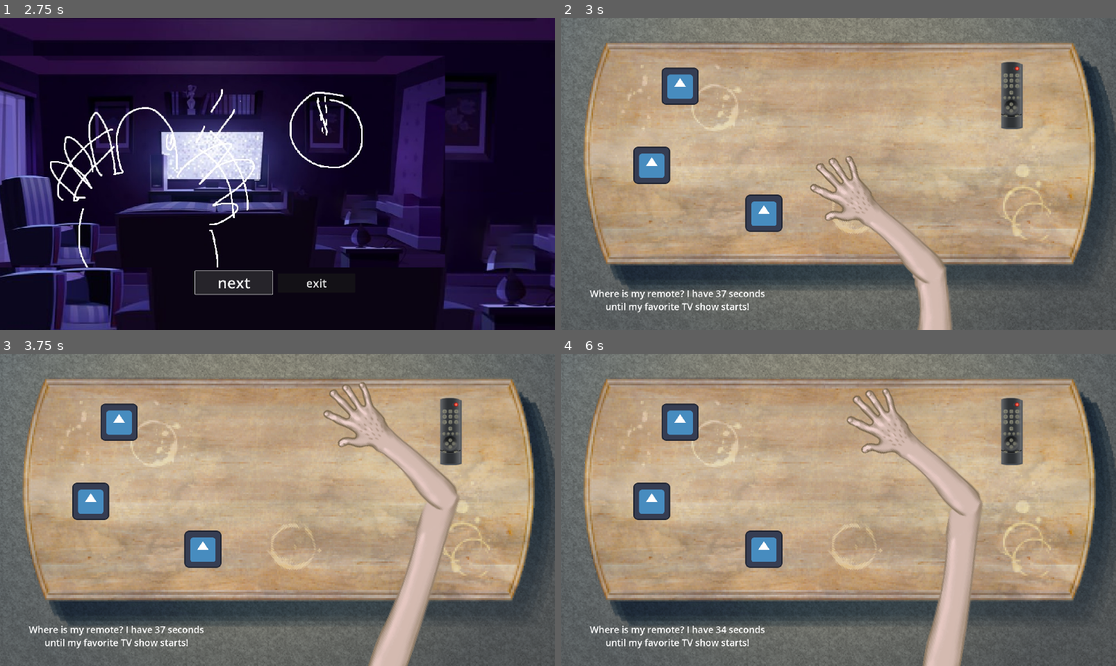
Above: before the commit, frames 1-4 (two rows, left to right).
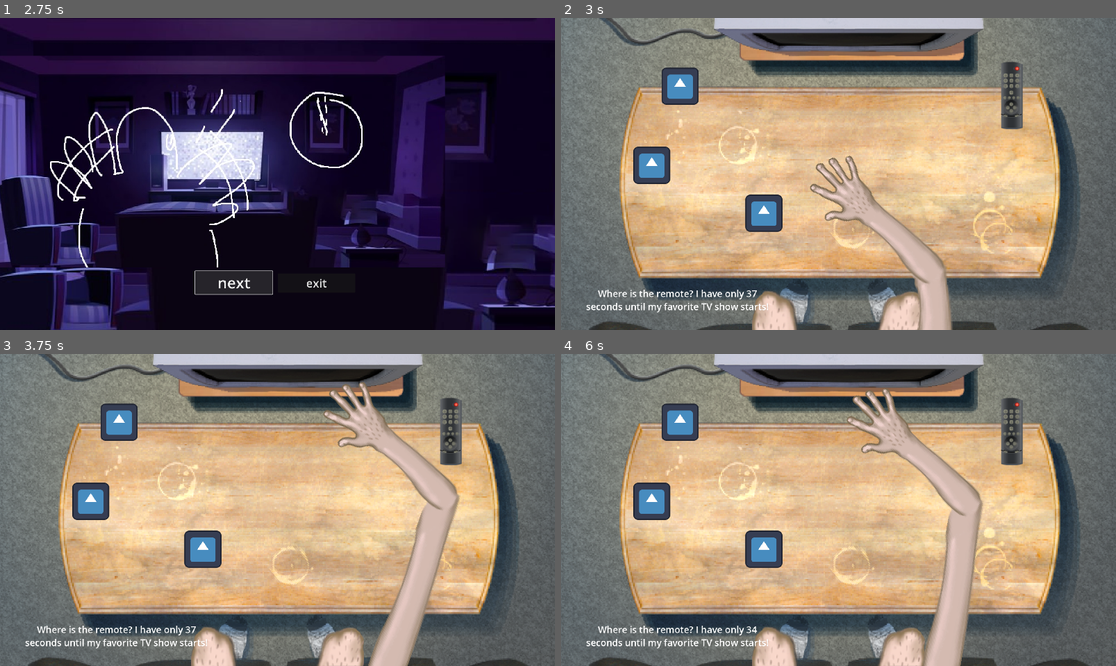
Above: after the commit, the same moments.

Repository: Hesuvius/LOST_CONTROL
Game: Godot game, scene res://start_menu/menu.tscn
Two runs of this game, one before a commit and one after it. Both use one fixed random seed, a clock stepped at 60 frames per second and the inputs below. The engine's default icon, where the game draws it, is replaced by a stand-in: a white triangle on a blue panel in a dark square.
Inputs (mouse positions are in pixels of both pictures, inside the frame that each line leads up to):
- Up to frame 1 (2.75 s): click "start" at 0.5 s; click "next" at 1.25 s; click "next" at 2 s
- Up to frame 2 (3 s): click "next" at 2.75 s
- Up to frame 3 (3.75 s): tap Enter at 3.5 s; move the mouse to (305, 510) at 3.52 s; click (305, 510) at 3.67 s
- Up to frame 4 (6 s): tap Space at 4.25, 5.75 s; move the mouse to (810, 510) at 4.27 s; click (810, 510) at 4.42 s; tap Enter at 5 s; move the mouse to (849, 503) at 5.02 s; click (849, 503) at 5.17 s; move the mouse to (832, 516) at 5.77 s; click (832, 516) at 5.92 s

Frame 1 is identical in both runs. In frame 2, 64% of the frame differs, in the area x 4-100%, y 0-100%; in frame 3, 62%; in frame 4, 62%.

Commit message:
implementoitu voittelu

Diff:
--- a/Lost Control/Ajastin.gd
+++ /dev/null
@@ -1,15 +0,0 @@
-extends Timer
-
-
-# Called when the node enters the scene tree for the first time.
-func _ready():
-	pass # Replace with function body.
-
-
-# Called every frame. 'delta' is the elapsed time since the previous frame.
-func _process(delta):
-	pass
-
-
-func _on_timeout():
-	get_tree().change_scene_to_file("res://Lose_scene/Lose.tscn")
--- a/Lost Control/help.gd
+++ b/Lost Control/help.gd
@@ -1,18 +1,14 @@
 extends RichTextLabel
 
 
-var time = 0
-var text_template = "[center]Where is my remote? I have %s seconds until my favorite TV show starts![/center]"
-
-
-func _ready():
-	time = 38
-	set_process(true)
+var text_template = "[center]Where is the remote? I have only %s seconds until my favorite TV show starts![/center]"
+var win_text = "[center]I found it![/center]"
 
 
 func _process(delta):
-	time -= delta
-
-	var seconds = int(fposmod(time, 60.0))
-
-	text = text_template % [seconds]
+	if (get_parent().is_win):
+		text = win_text
+	else:
+		var time = get_parent().timer.time_left
+		var seconds = int(fposmod(time, 60.0))
+		text = text_template % [seconds]
--- a/Lost Control/item.gd
+++ b/Lost Control/item.gd
@@ -1,5 +1,6 @@
 extends Sprite2D
 
+var is_remote = false
 var touching = false
 
 
--- a/Lost Control/items.gd
+++ b/Lost Control/items.gd
@@ -16,6 +16,8 @@
 				select_top_item()
 				if selected:
 					update_z_indices(selected)
+					if (selected.is_remote):
+						get_parent().win()
 			else:
 				selected = null
 		if selected && event is InputEventMouseMotion:
--- a/Lost Control/main.gd
+++ b/Lost Control/main.gd
@@ -1,4 +1,7 @@
 extends Node2D
+
+@onready var timer = $Timer
+var is_win = false
 
 
 func _ready():
@@ -13,3 +16,10 @@
 		if event.pressed && event.button_index == MOUSE_BUTTON_LEFT:
 			if Input.get_mouse_mode() == Input.MOUSE_MODE_VISIBLE:
 				Input.set_mouse_mode(Input.MOUSE_MODE_CAPTURED)
+
+
+func win():
+	is_win = true
+	timer.stop()
+	await get_tree().create_timer(2.0).timeout
+	get_tree().change_scene_to_file("res://Winning_scene/Win.tscn")
--- a/Lost Control/main.tscn
+++ b/Lost Control/main.tscn
@@ -9,8 +9,9 @@
 [ext_resource type="Texture2D" uid="uid://bq71g4yymlmot" path="res://graphics/arm_colored.png" id="4_xob2e"]
 [ext_resource type="Texture2D" uid="uid://b4hp8y1djaa0g" path="res://graphics/remote.png" id="5_dnknw"]
 [ext_resource type="Texture2D" uid="uid://cosa2bue8fm4t" path="res://graphics/whole_arm.png" id="6_ufxyi"]
+[ext_resource type="Script" path="res://remote.gd" id="7_jl611"]
 [ext_resource type="AudioStream" uid="uid://bpalnqom5i0cn" path="res://sound and music/lost_remote_02.mp3" id="7_r6tol"]
-[ext_resource type="Script" path="res://Ajastin.gd" id="8_exfkf"]
+[ext_resource type="Script" path="res://timer.gd" id="8_exfkf"]
 [ext_resource type="Script" path="res://music.gd" id="8_ob2dm"]
 [ext_resource type="Script" path="res://help.gd" id="9_r2gfw"]
 
@@ -83,7 +84,7 @@
 [node name="Remote" type="Sprite2D" parent="Items"]
 position = Vector2(1559, 268)
 texture = ExtResource("5_dnknw")
-script = ExtResource("1_cqr2q")
+script = ExtResource("7_jl611")
 
 [node name="Area2D" type="Area2D" parent="Items/Remote"]
 metadata/_edit_lock_ = true
@@ -123,7 +124,7 @@
 autoplay = true
 script = ExtResource("8_ob2dm")
 
-[node name="Ajastin" type="Timer" parent="."]
+[node name="Timer" type="Timer" parent="."]
 wait_time = 38.0
 one_shot = true
 autostart = true
@@ -148,4 +149,4 @@
 [connection signal="body_exited" from="Items/Icon3/Area2D" to="Items/Icon3" method="_on_area_2d_body_exited"]
 [connection signal="body_entered" from="Items/Remote/Area2D" to="Items/Remote" method="_on_area_2d_body_entered"]
 [connection signal="body_exited" from="Items/Remote/Area2D" to="Items/Remote" method="_on_area_2d_body_exited"]
-[connection signal="timeout" from="Ajastin" to="Ajastin" method="_on_timeout"]
+[connection signal="timeout" from="Timer" to="Timer" method="_on_timeout"]
--- /dev/null
+++ b/Lost Control/remote.gd
@@ -0,0 +1,10 @@
+extends "res://item.gd"
+
+
+func _ready():
+	is_remote = true
+	pass
+
+
+func _process(delta):
+	pass
--- /dev/null
+++ b/Lost Control/timer.gd
@@ -0,0 +1,13 @@
+extends Timer
+
+
+func _ready():
+	pass
+
+
+func _process(delta):
+	pass
+
+
+func _on_timeout():
+	get_tree().change_scene_to_file("res://Lose_scene/Lose.tscn")
Binary file changed: Lost Control/graphics/scene.png
Not shown: 1 places in Lost Control/main.tscn that only renumber resources
